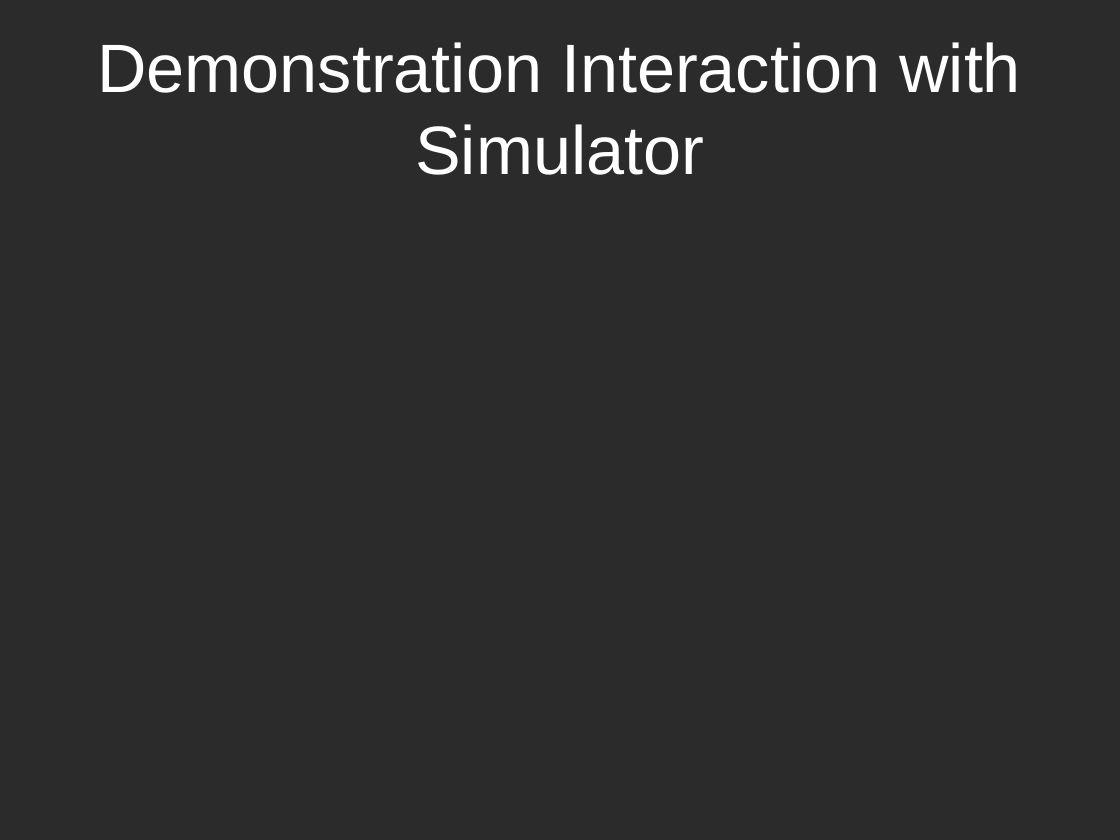
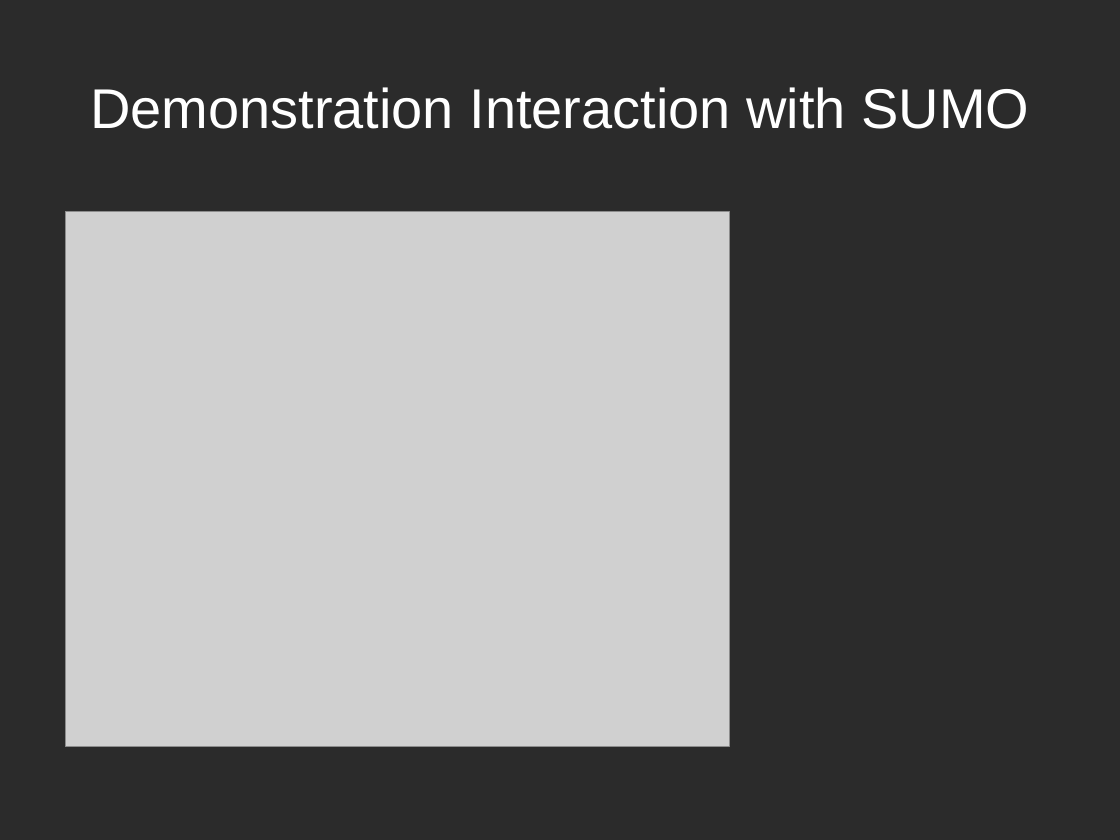
Before and after one commit to k0emt/macts, a slide deck: slide 16 of portfolio/PresentationInception.pptx (slide 20 before the commit). Drawn at 1120x840 pixels with LibreOffice and Linux fonts; fonts in the diff are those of the drawing; grey boxes stand for pictures; background and template pictures are left out; a plain dark background stands for a picture behind light text. Boxes give left, top, right and bottom in pixels: in the first picture for what was removed or moved away, otherwise in the second. Text is boxed around its words. In the diff, an @@ line names an element or a change of style, - is before the commit and + after.

```diff
--- a/portfolio/PresentationInception.pptx
+++ b/portfolio/PresentationInception.pptx
@@ title at box(90, 87, 1029, 129): text changed; size 44 to 36 pt @@
-Demonstration Interaction with Simulator
+Demonstration Interaction with SUMO
@@ picture added at box(65, 212, 729, 747) @@
```
Also in this commit, not shown: 15 other slides changed, 4 slides added, 8 slides removed, 4 other files.
